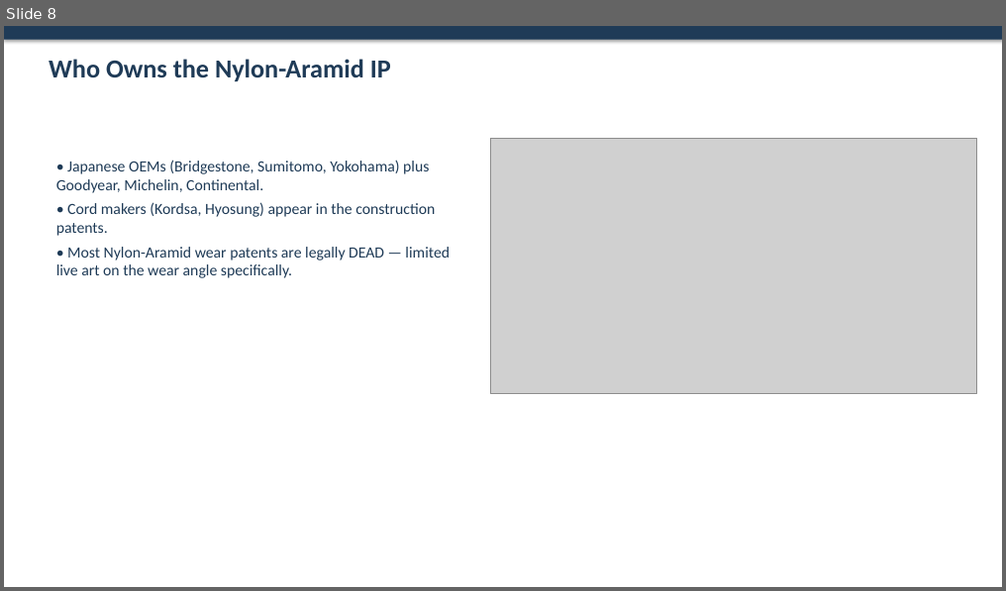
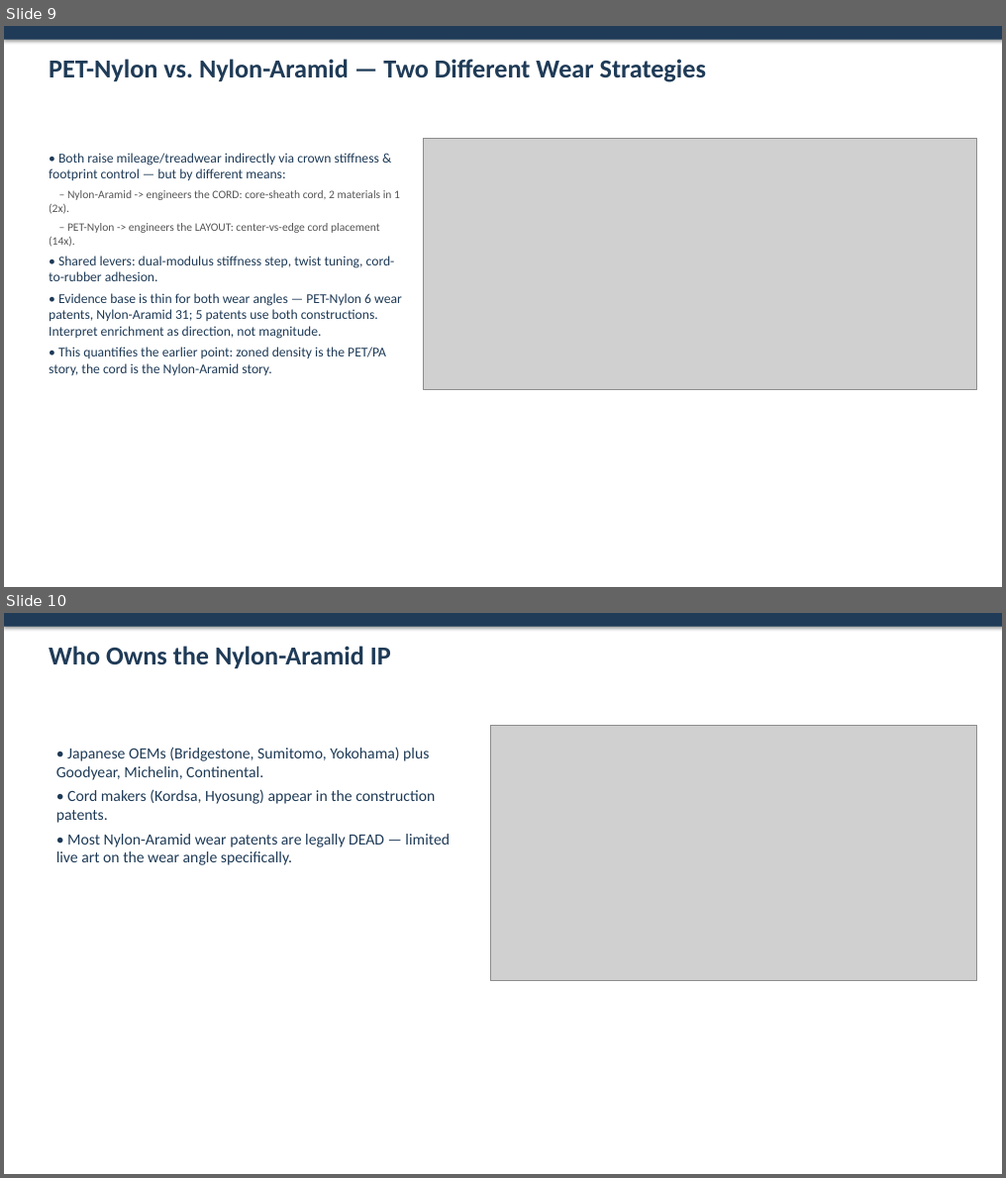
Before and after one commit to sreeharshahr09-gif/Sri, a slide deck: reports/Hybrid_Cord_Wear_Analysis.pptx. Shown one above the other, each under a label of ours: slide 8 before the commit, slides 9 and 10 after it. The pictures are 1006x591 and 1006x1178 pixels, drawn with LibreOffice and Linux fonts; fonts in the diff are those of the drawing; grey boxes stand for pictures. Boxes give left, top, right and bottom in pixels: in the first picture for what was removed or moved away, otherwise in the second. Text is boxed around its words. In the diff, an @@ line names an element or a change of style, - is before the commit and + after.

```diff
--- a/reports/Hybrid_Cord_Wear_Analysis.pptx
+++ b/reports/Hybrid_Cord_Wear_Analysis.pptx
@@ slide 9 added at bbox=[4, 26, 1002, 587], background #FFFFFF @@
@@ rectangle added at bbox=[4, 26, 1002, 40], fill #1F3B57 @@
@@ text added at bbox=[49, 59, 706, 82], 25 pt, text #1F3B57, bold @@
+PET-Nylon vs. Nylon-Aramid — Two Different Wear Strategies
@@ picture added at bbox=[423, 138, 977, 390] @@
@@ text added at bbox=[49, 153, 402, 376], 13 pt, text #1F3B57 @@
+• Both raise mileage/treadwear indirectly via crown stiffness & footprint control — but by different means:
+– Nylon-Aramid -> engineers the CORD: core-sheath cord, 2 materials in 1 (2x).
+– PET-Nylon -> engineers the LAYOUT: center-vs-edge cord placement (14x).
+• Shared levers: dual-modulus stiffness step, twist tuning, cord-to-rubber adhesion.
+• Evidence base is thin for both wear angles — PET-Nylon 6 wear patents, Nylon-Aramid 31; 5 patents use both constructions. Interpret enrichment as direction, not magnitude.
+• This quantifies the earlier point: zoned density is the PET/PA story, the cord is the Nylon-Aramid story.
@@ what was slide 8 is now slide 10 @@
```
Also in this commit, not shown: 5 slides changed, 1 other slide added, 7 other files.
